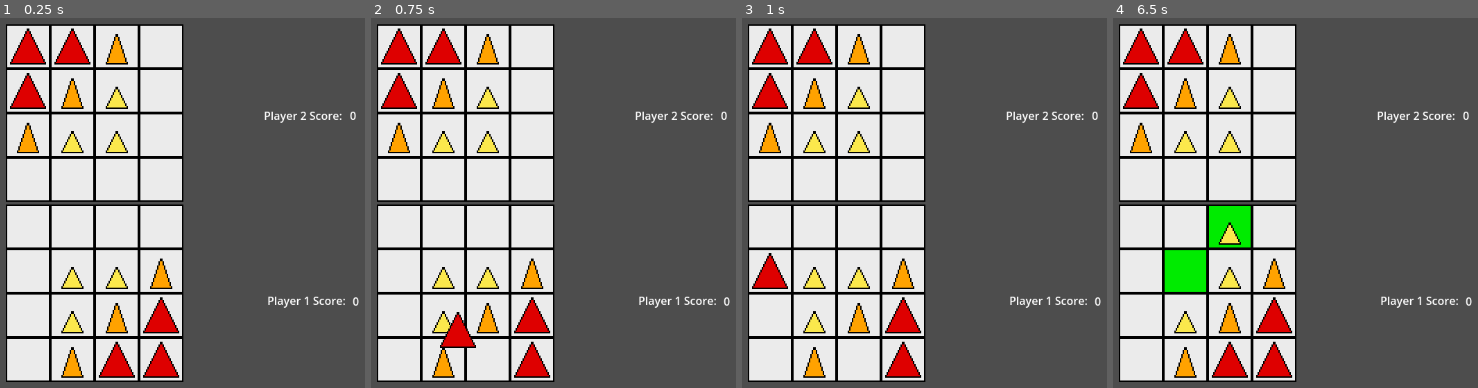
Above: before the commit, frames 1-4 (left to right).
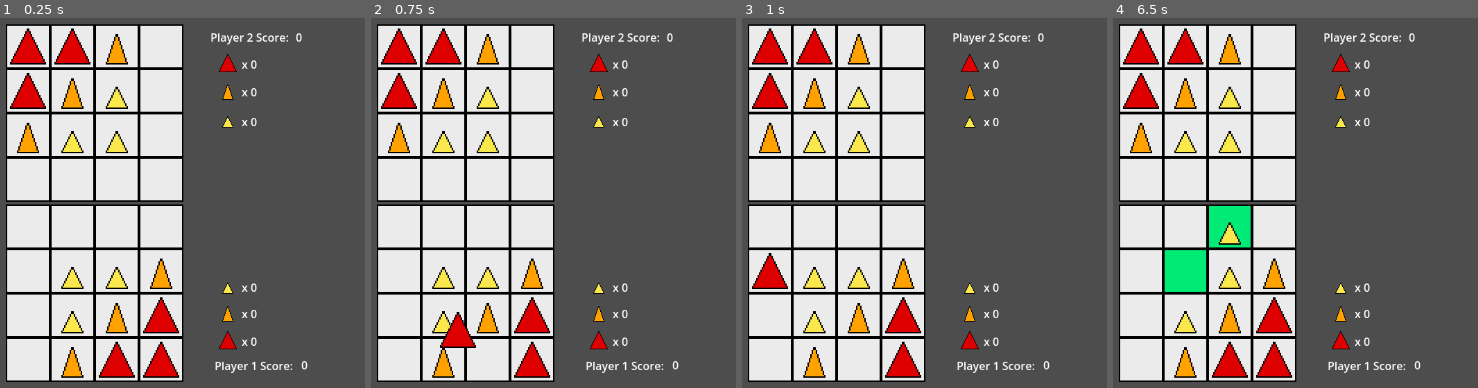
Above: after the commit, the same moments.

Repository: Lorenzo603/martian-chess
Game: Godot game, scene res://main.tscn
Two runs of this game, one before a commit and one after it. Both use one fixed random seed, a clock stepped at 60 frames per second and the inputs below.
Inputs (mouse positions are in pixels of both pictures, inside the frame that each line leads up to):
- Up to frame 1 (0.25 s): no input
- Up to frame 2 (0.75 s): tap Enter at 0.5 s; drag from (487, 358) to (400, 269) at 0.52 s
- Up to frame 3 (1 s): no input
- Up to frame 4 (6.5 s): drag from (1273, 358) to (1142, 314) at 1.27 s; move the mouse to (1273, 314) at 2.02 s; hold Up (ui_up) 2.03-2.75 s; tap O at 2.1, 5.1 s; click (1273, 314) at 2.17 s; tap Space at 2.75 s; drag from (1186, 358) to (1229, 269) at 2.77 s; drag from (1229, 314) to (1434, 203) at 3.52 s; drag from (1273, 269) to (1229, 358) at 4.27 s; move the mouse to (1186, 314) at 5.02 s; hold Down (ui_down) 5.03-5.75 s; click (1186, 314) at 5.17 s; tap Enter at 5.75 s; drag from (1186, 269) to (1233, 225) at 5.77 s

The runs differ from the first frame. In frame 1, 1.9% of the frame differs, in the area x 57-99%, y 4-96%; in frame 2, 1.9%; in frame 3, 1.9%; in frame 4, 4.3%, in the area x 13-99%, y 4-96%.

Commit message:
added captured pieces ui

Diff:
--- a/Board.gd
+++ b/Board.gd
@@ -1,6 +1,6 @@
 extends Node
 
-signal score_changed(player, new_score)
+signal score_changed(player, captured_pieces, new_score)
 signal game_ended
 
 const MAX_PLAYERS = 2
@@ -68,9 +68,10 @@
 	if is_movement_valid:
 		# capture piece
 		if board_state[destination_tile_x][destination_tile_y] != "":
-			captured_pieces[player_turn - 1].append(board_state[destination_tile_x][destination_tile_y])
+			var captured_piece = board_state[destination_tile_x][destination_tile_y]
+			captured_pieces[player_turn - 1].append(captured_piece)
 			has_captured = true
-			score_changed.emit(player_turn, _calculate_score(captured_pieces[player_turn - 1]))
+			score_changed.emit(player_turn, captured_pieces, _calculate_score(captured_pieces[player_turn - 1]))
 		board_state[starting_tile_x][starting_tile_y] = ""
 		board_state[destination_tile_x][destination_tile_y] = current_piece_type if promotion_piece == "" else promotion_piece
 		previous_starting_tile_x = starting_tile_x
--- a/GameController.gd
+++ b/GameController.gd
@@ -34,5 +34,5 @@
 func _highlight_move_tiles(starting_tile: Sprite2D, destination_tile: Sprite2D):
 	for tile in board.get_children():
 		tile.modulate = Color(1, 1, 1)
-	starting_tile.modulate = Color(0, 1, 0)
-	destination_tile.modulate = Color(0, 1, 0)
+	starting_tile.modulate = Color(0, 1, 0.5)
+	destination_tile.modulate = Color(0, 1, 0.5)
--- /dev/null
+++ b/LabelsControl.gd
@@ -0,0 +1,35 @@
+extends Control
+
+@onready var player_1_score = $Player1Score
+@onready var player_2_score = $Player2Score
+
+@onready var p1_captured_big = $P1CapturedBigLabel
+@onready var p1_captured_medium = $P1CapturedMediumLabel
+@onready var p1_captured_small = $P1CapturedSmallLabel
+@onready var p2_captured_big = $P2CapturedBigLabel
+@onready var p2_captured_medium = $P2CapturedMediumLabel
+@onready var p2_captured_small = $P2CapturedSmallLabel
+
+
+func _on_score_changed(player, captured_pieces, new_score):
+	var captured_piece = captured_pieces[player - 1][-1]
+	var captured_piece_count = _calculate_captured_piece_count(captured_pieces, captured_piece, player)
+	if player == 1:
+		player_1_score.text = str(new_score)
+		match captured_piece:
+			"S": p1_captured_small.text = "x %s" % captured_piece_count
+			"M": p1_captured_medium.text = "x %s" % captured_piece_count
+			"B": p1_captured_big.text = "x %s" % captured_piece_count
+	elif player == 2:
+		player_2_score.text = str(new_score)
+		match captured_piece:
+			"S": p2_captured_small.text = "x %s" % captured_piece_count
+			"M": p2_captured_medium.text = "x %s" % captured_piece_count
+			"B": p2_captured_big.text = "x %s" % captured_piece_count
+
+func _calculate_captured_piece_count(captured_pieces, captured_piece, player):
+	var count = 0
+	for piece in captured_pieces[player - 1]:
+		if piece == captured_piece:
+			count += 1
+	return count
--- a/Player1Score.gd
+++ /dev/null
@@ -1,7 +0,0 @@
-extends Label
-
-const player = 1
-
-func _on_board_score_changed(_player, new_score):
-	if _player == self.player:
-		text = str(new_score)
--- a/Player2Score.gd
+++ /dev/null
@@ -1,7 +0,0 @@
-extends Label
-
-const player = 2
-
-func _on_board_score_changed(_player, new_score):
-	if _player == self.player:
-		text = str(new_score)
--- a/main.tscn
+++ b/main.tscn
@@ -7,9 +7,11 @@
 [ext_resource type="PackedScene" uid="uid://ed6t1xygsgca" path="res://PieceBig.tscn" id="2_a7rm7"]
 [ext_resource type="PackedScene" uid="uid://cqqr1dhi5si2y" path="res://PieceMedium.tscn" id="3_72c2s"]
 [ext_resource type="PackedScene" uid="uid://cw3uwvcp8qyfv" path="res://PieceSmall.tscn" id="4_bhcof"]
-[ext_resource type="Script" path="res://Player1Score.gd" id="6_w420h"]
-[ext_resource type="Script" path="res://Player2Score.gd" id="7_mrr5a"]
 [ext_resource type="Script" path="res://GameOverLabel.gd" id="8_a2pag"]
+[ext_resource type="Script" path="res://LabelsControl.gd" id="8_guxql"]
+[ext_resource type="Texture2D" uid="uid://b16wc5s2rwyhl" path="res://Assets/Sprites/PieceBig.png" id="11_wsu08"]
+[ext_resource type="Texture2D" uid="uid://jlpq23ju5ar6" path="res://Assets/Sprites/PieceMedium.png" id="12_74uyu"]
+[ext_resource type="Texture2D" uid="uid://bcjl1tyadbqxc" path="res://Assets/Sprites/PieceSmall.png" id="13_rnh5e"]
 
 [node name="Main" type="Node"]
 
@@ -353,37 +355,42 @@
 starting_tile_y = 2
 starting_tile_ref = NodePath("../Board/Tile27")
 
-[node name="Label" type="Label" parent="."]
-offset_left = 557.0
-offset_top = 451.0
-offset_right = 674.0
-offset_bottom = 477.0
+[node name="LabelsControl" type="Control" parent="."]
+layout_mode = 3
+anchors_preset = 0
+offset_right = 40.0
+offset_bottom = 40.0
+script = ExtResource("8_guxql")
+
+[node name="Label" type="Label" parent="LabelsControl"]
+offset_left = 481.0
+offset_top = 545.0
+offset_right = 598.0
+offset_bottom = 571.0
 text = "Player 1 Score: "
 
-[node name="Player1Score" type="Label" parent="."]
-offset_left = 680.0
-offset_top = 452.0
-offset_right = 770.0
-offset_bottom = 487.0
+[node name="Player1Score" type="Label" parent="LabelsControl"]
+offset_left = 606.0
+offset_top = 544.0
+offset_right = 696.0
+offset_bottom = 579.0
 text = "0"
-script = ExtResource("6_w420h")
-
-[node name="Label2" type="Label" parent="."]
-offset_left = 552.0
-offset_top = 184.0
-offset_right = 669.0
-offset_bottom = 210.0
+
+[node name="Label2" type="Label" parent="LabelsControl"]
+offset_left = 475.0
+offset_top = 71.0
+offset_right = 592.0
+offset_bottom = 97.0
 text = "Player 2 Score: "
 
-[node name="Player2Score" type="Label" parent="."]
-offset_left = 676.0
-offset_top = 184.0
-offset_right = 775.0
-offset_bottom = 210.0
+[node name="Player2Score" type="Label" parent="LabelsControl"]
+offset_left = 598.0
+offset_top = 71.0
+offset_right = 697.0
+offset_bottom = 97.0
 text = "0"
-script = ExtResource("7_mrr5a")
-
-[node name="GameOverLabel" type="Label" parent="."]
+
+[node name="GameOverLabel" type="Label" parent="LabelsControl"]
 visible = false
 offset_left = 555.0
 offset_top = 313.0
@@ -392,6 +399,77 @@
 text = "GAME OVER"
 script = ExtResource("8_a2pag")
 
-[connection signal="game_ended" from="Board" to="GameOverLabel" method="_on_board_game_ended"]
-[connection signal="score_changed" from="Board" to="Player1Score" method="_on_board_score_changed"]
-[connection signal="score_changed" from="Board" to="Player2Score" method="_on_board_score_changed"]
+[node name="P1CapturedBig" type="Sprite2D" parent="LabelsControl"]
+position = Vector2(500, 520)
+texture = ExtResource("11_wsu08")
+
+[node name="P1CapturedMedium" type="Sprite2D" parent="LabelsControl"]
+position = Vector2(500, 480)
+texture = ExtResource("12_74uyu")
+
+[node name="P1CapturedSmall" type="Sprite2D" parent="LabelsControl"]
+position = Vector2(500, 440)
+texture = ExtResource("13_rnh5e")
+
+[node name="P2CapturedBig" type="Sprite2D" parent="LabelsControl"]
+position = Vector2(500, 120)
+texture = ExtResource("11_wsu08")
+
+[node name="P2CapturedMedium" type="Sprite2D" parent="LabelsControl"]
+position = Vector2(500, 160)
+texture = ExtResource("12_74uyu")
+
+[node name="P2CapturedSmall" type="Sprite2D" parent="LabelsControl"]
+position = Vector2(500, 200)
+texture = ExtResource("13_rnh5e")
+
+[node name="P1CapturedBigLabel" type="Label" parent="LabelsControl"]
+offset_left = 520.0
+offset_top = 510.0
+offset_right = 664.0
+offset_bottom = 536.0
+text = "x 0
+"
+
+[node name="P1CapturedMediumLabel" type="Label" parent="LabelsControl"]
+offset_left = 520.0
+offset_top = 470.0
+offset_right = 664.0
+offset_bottom = 496.0
+text = "x 0
+"
+
+[node name="P1CapturedSmallLabel" type="Label" parent="LabelsControl"]
+offset_left = 520.0
+offset_top = 432.0
+offset_right = 664.0
+offset_bottom = 458.0
+text = "x 0
+"
+
+[node name="P2CapturedBigLabel" type="Label" parent="LabelsControl"]
+offset_left = 520.0
+offset_top = 110.0
+offset_right = 664.0
+offset_bottom = 136.0
+text = "x 0
+"
+
+[node name="P2CapturedMediumLabel" type="Label" parent="LabelsControl"]
+offset_left = 520.0
+offset_top = 150.0
+offset_right = 664.0
+offset_bottom = 176.0
+text = "x 0
+"
+
+[node name="P2CapturedSmallLabel" type="Label" parent="LabelsControl"]
+offset_left = 520.0
+offset_top = 193.0
+offset_right = 664.0
+offset_bottom = 219.0
+text = "x 0
+"
+
+[connection signal="game_ended" from="Board" to="LabelsControl/GameOverLabel" method="_on_board_game_ended"]
+[connection signal="score_changed" from="Board" to="LabelsControl" method="_on_score_changed"]
--- a/martian_chess_engine.gd
+++ b/martian_chess_engine.gd
@@ -62,7 +62,7 @@
 	var bestMove = null
 	previous_moves.clear()
 	var board_state = board.board_state.duplicate(true)
-	var depth = 4
+	var depth = 2
 
 	var legal_moves = get_legal_moves(board_state, 2)
 	# SortMoves(board, pseudoLegalMoves);
Not shown: 1 places in main.tscn that only renumber resources
